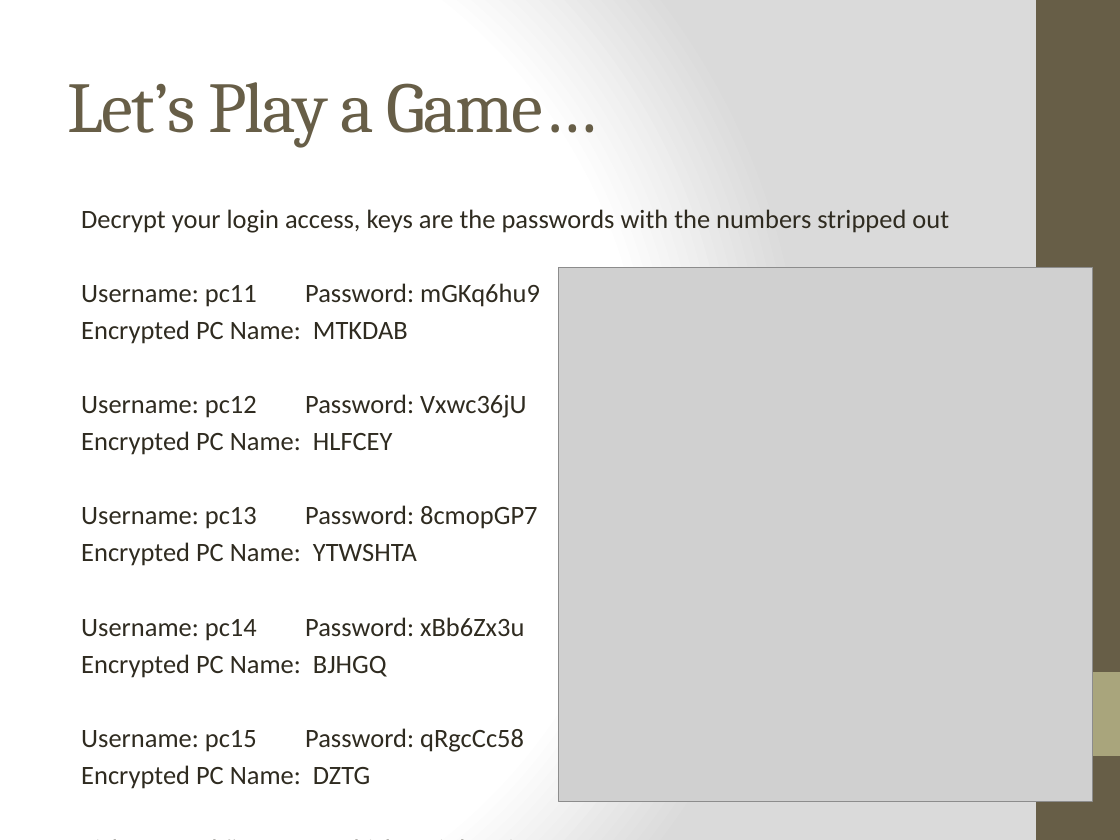
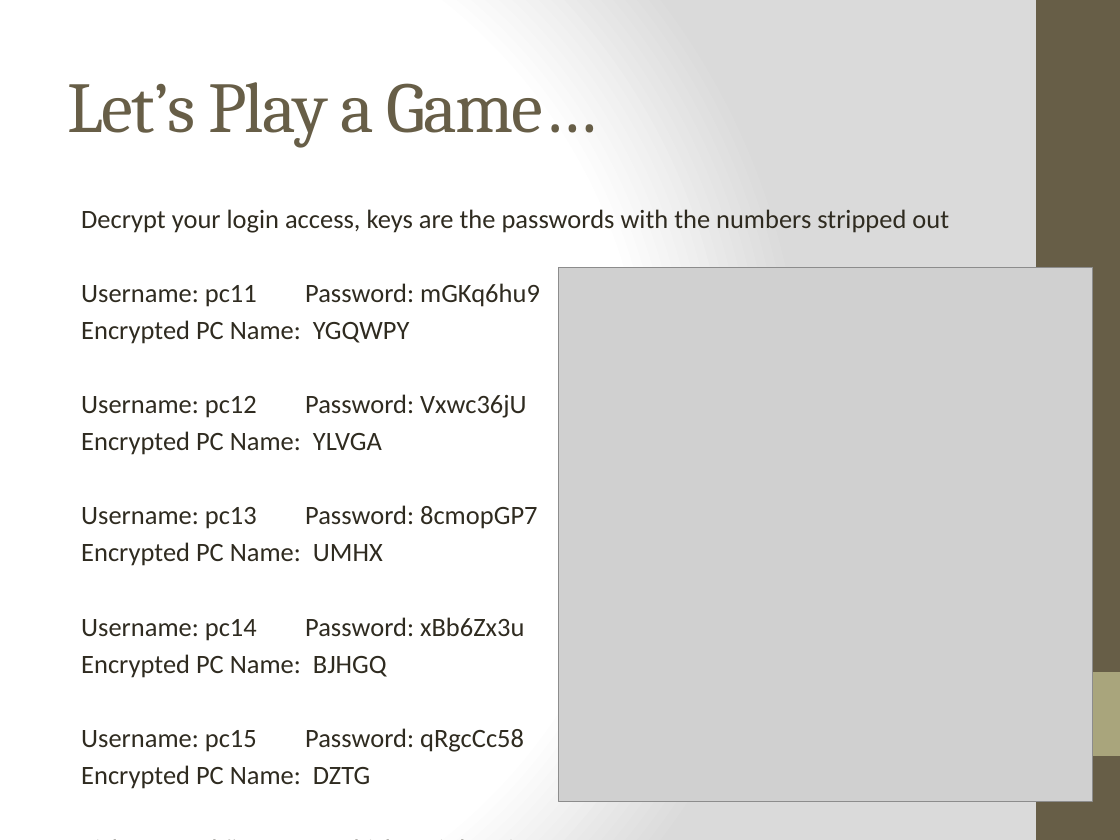
Before and after one commit to robotuw/uw-cse-da-startup, a slide deck: slide 33 of talks/crypto.pptx. Drawn at 1120x840 pixels with LibreOffice and Linux fonts; fonts in the diff are those of the drawing; grey boxes stand for pictures. Boxes give left, top, right and bottom in pixels: in the first picture for what was removed or moved away, otherwise in the second. Text is boxed around its words. In the diff, an @@ line names an element or a change of style, - is before the commit and + after.

Commit message:
Updated crypto talk

```diff
--- a/talks/crypto.pptx
+++ b/talks/crypto.pptx
@@ text at (x1=81, y1=320, x2=409, y2=344): text changed @@
-Encrypted PC Name: MTKDAB
+Encrypted PC Name: YGQWPY
@@ text at (x1=81, y1=431, x2=382, y2=455): text changed @@
-Encrypted PC Name: HLFCEY
+Encrypted PC Name: YLVGA
@@ text at (x1=81, y1=542, x2=383, y2=566): text changed @@
-Encrypted PC Name: YTWSHTA
+Encrypted PC Name: UMHX
```
Also in this commit, not shown: 1 other file.
